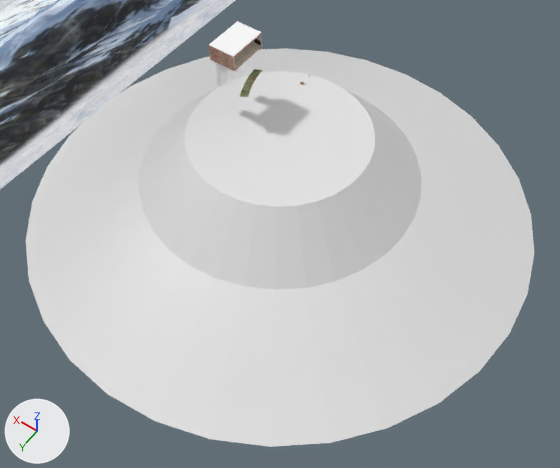
The Blender file Assets/Blender/volcano.blend: old version first, new version second.
Rendered twice from a 50 mm camera at (-78.4, 110.2, 115.5) aimed at (-10.1, 14.4, -35.0). The lights are fixed; the arrows at lower left show +X, +Y and +Z.

In view in the first picture: 'base', 'horizon', 'station'.
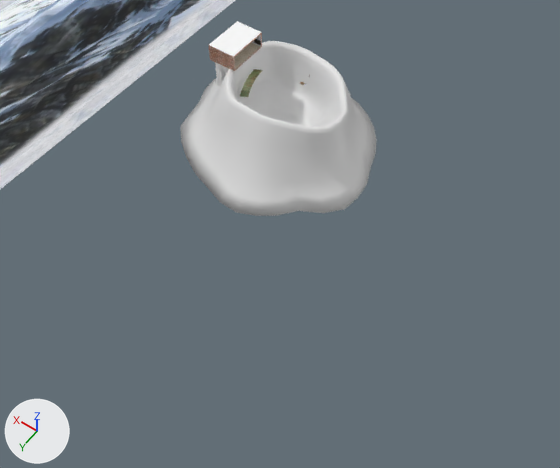
Boxes (x1, y1, x2, y2) around the edits, measured in the pictures (560 x 468 px):
'base', hidden
    before: (26, 48, 534, 447)
'volcano', shown
    after: (181, 41, 377, 216)

Patch to the scene script:
```diff
--- a/Assets/Blender/volcano.blend.py
+++ b/Assets/Blender/volcano.blend.py
@@ ob_volcano @@
 ob_volcano.scale = (15.9, 15.9, 15.9)
-ob_volcano.hide_set(True)
@@ ob_base @@
 ob_base.scale = (23.0, 23.0, 6.87)
+ob_base.hide_set(True)
```
